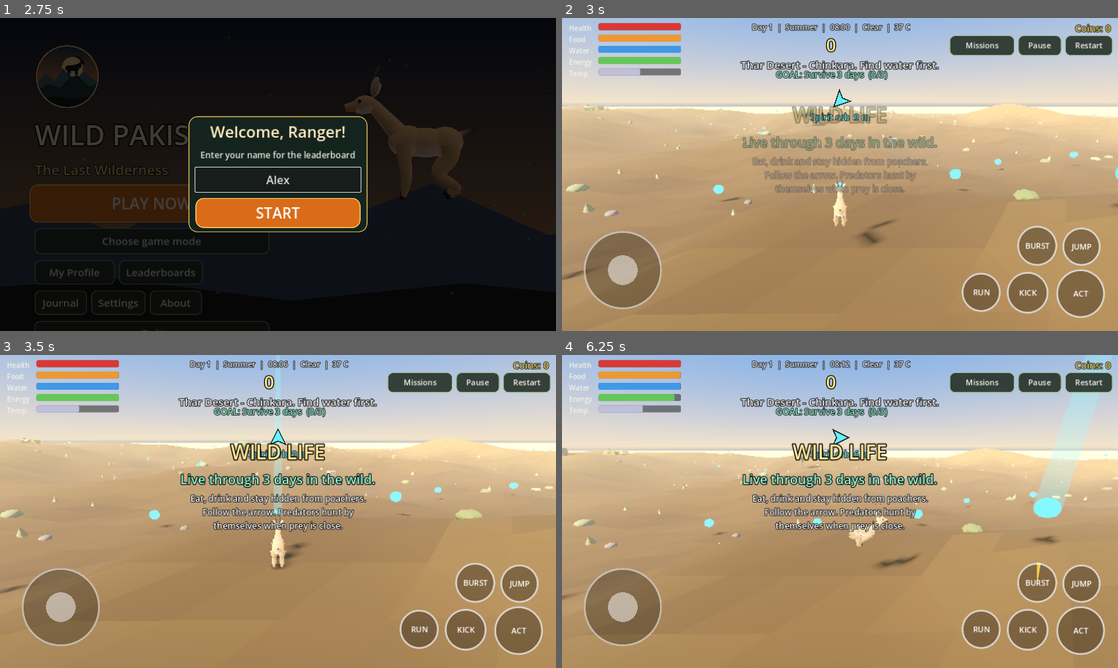
Above: before the commit, frames 1-4 (two rows, left to right).
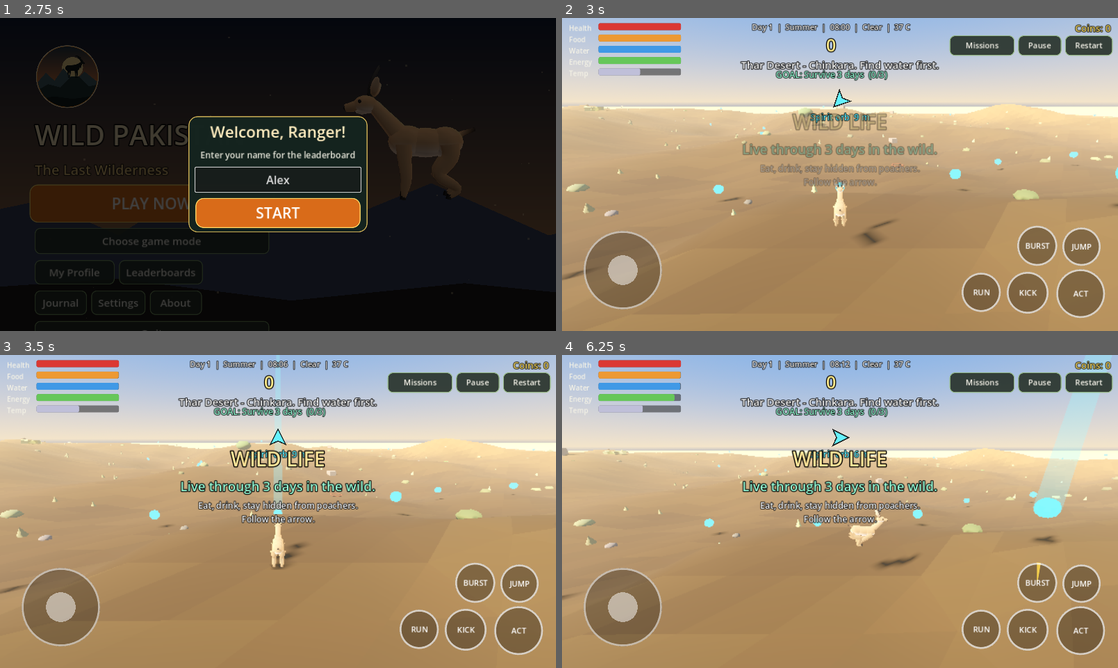
Above: after the commit, the same moments.

Repository: Talha2281/Wild-Pakistan
Game: Godot game, scene res://scenes/main_menu.tscn
Two runs of this game, one before a commit and one after it. Both use one fixed random seed, a clock stepped at 60 frames per second and the inputs below.
Inputs (mouse positions are in pixels of both pictures, inside the frame that each line leads up to):
- Up to frame 1 (2.75 s): click "PLAY NOW" at 0.5 s; click (278, 180) at 1.27 s; type "Alex" at 1.35 s; click "PLAY NOW" at 2 s
- Up to frame 2 (3 s): click "START" at 2.75 s
- Up to frame 3 (3.5 s): no input
- Up to frame 4 (6.25 s): click "Restart" at 3.5 s; click "Restart" at 4.25 s; click "Restart" at 5 s; tap Enter at 5.75 s; move the mouse to (962, 495) at 5.77 s; hold D (move_right) from 5.78 s (still down); tap Q (ability) at 5.85 s; click (962, 495) at 5.92 s; tap Space (jump) at 6.02 s

Frame 1 is identical in both runs. In frame 2, 3.9% of the frame differs, in the area x 32-68%, y 28-57%; in frame 3, 4.8%; in frame 4, 4.9%.

Commit message:
Hide guide arrow during intro card; shorter intro text
Co-Authored-By: Claude Sonnet 5.5 <noreply@anthropic.com>
Claude-Session: https://claude.ai/code/session_01K5eLCAWpyZAv7sLmPEvZBu

Diff:
--- a/scripts/ui/hud.gd
+++ b/scripts/ui/hud.gd
@@ -44,6 +44,7 @@
 var _popup_tween: Tween
 var _score_shown := 0.0
 var _goal_label: Label
+var _guide: Control
 var _intro: Control
 var _continue_button: Button
 
@@ -65,7 +66,8 @@
 	_build_top_right()
 	_build_score()
 	_build_ranger_info()
-	_root.add_child(GuideHint.new())
+	_guide = GuideHint.new()
+	_root.add_child(_guide)
 	_build_messages()
 	_build_goal()
 	_build_touch_controls()
@@ -310,7 +312,7 @@
 ## Start-of-run card: what this mode is about and how to win. Fades by itself.
 func _build_intro() -> void:
 	var info := {
-		"survive": ["WILD LIFE", "Live through 3 days in the wild.", "Eat, drink and stay hidden from poachers.\nFollow the arrow. Predators hunt by themselves when prey is close."],
+		"survive": ["WILD LIFE", "Live through 3 days in the wild.", "Eat, drink, stay hidden from poachers.\nFollow the arrow."],
 		"ranger": ["RANGER PATROL", "Arrest 3 poachers.", "Dart a poacher (ATTACK), then walk up to arrest him.\nTrapped animals are freed when you stand next to them."],
 		"safari": ["PHOTO SAFARI", "Take 5 wildlife photos.", "Get close to animals and press PHOTO.\nStay calm - no danger here."],
 	}
@@ -340,12 +342,15 @@
 	panel_box.add_child(h)
 	box.add_child(panel_box)
 	_intro.position.y = -60.0
+	_guide.visible = false
 	_intro.modulate.a = 0.0
 	var tw := create_tween()
 	tw.tween_property(_intro, "modulate:a", 1.0, 0.5)
 	tw.tween_interval(6.0)
 	tw.tween_property(_intro, "modulate:a", 0.0, 1.0)
-	tw.tween_callback(_intro.queue_free)
+	tw.tween_callback(func() -> void:
+		_guide.visible = true
+		_intro.queue_free())
 
 
 func _on_goal_done() -> void:
